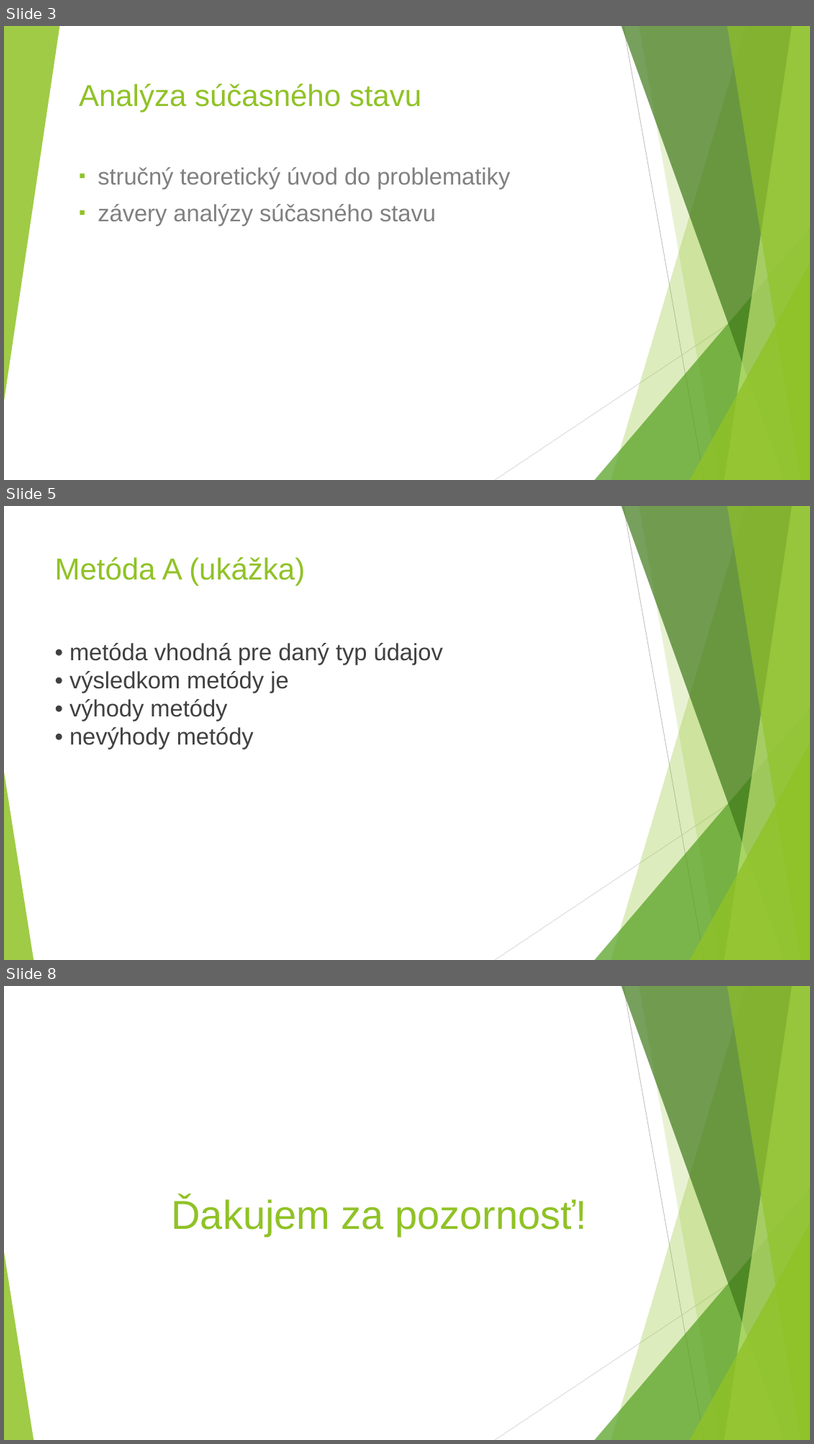
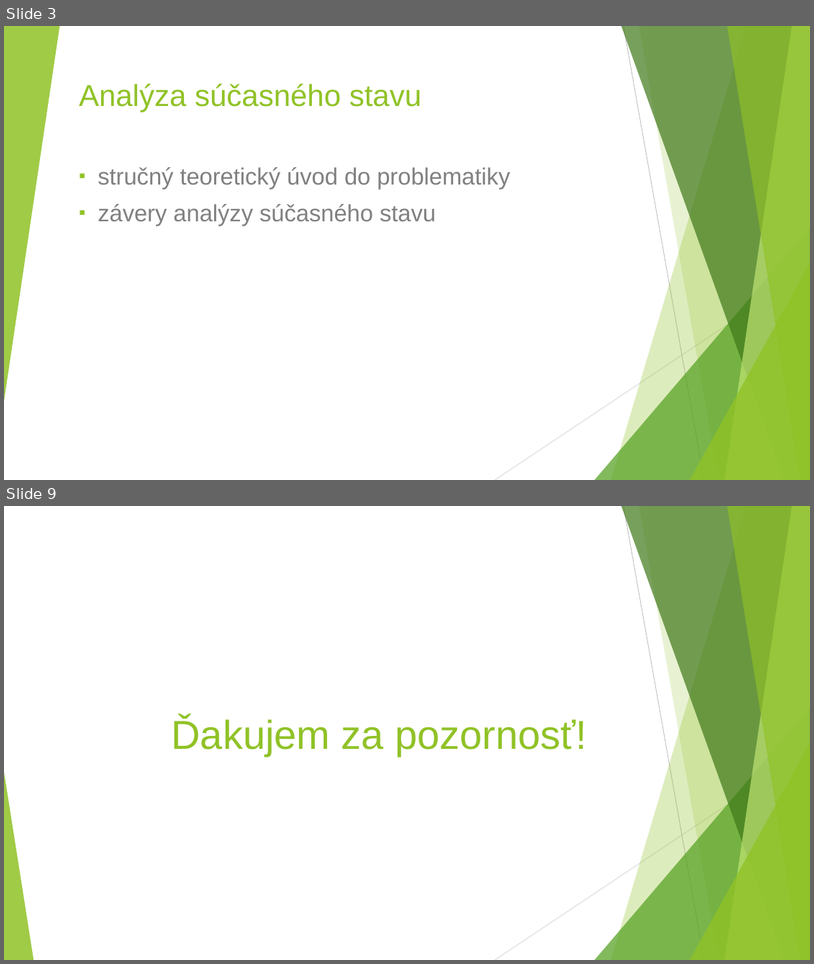
Before and after one commit to gameblaer/zaverecna_praca_bc, a slide deck: Prezentacia_Vrták_Martin.pptx. Shown one above the other, each under a label of ours: slides 3, 5 and 8 before the commit, slides 3 and 9 after it; the slides between them are not shown. The pictures are 814x1444 and 814x964 pixels, drawn with LibreOffice and Linux fonts; fonts in the diff are those of the drawing. Boxes give left, top, right and bottom in pixels: in the first picture for what was removed or moved away, otherwise in the second. Text is boxed around its words. In the diff, an @@ line names an element or a change of style, - is before the commit and + after.

```diff
--- a/Prezentacia_Vrták_Martin.pptx
+++ b/Prezentacia_Vrták_Martin.pptx
@@ slide 5 removed at box(4, 506, 810, 960), background #FFFFFF; not listed: 10 template elements that a slide beside it also shows @@
@@ title removed at box(55, 557, 305, 585) @@
-Metóda A (ukážka)
@@ text removed at box(70, 643, 443, 749) @@
-• metóda vhodná pre daný typ údajov
-• výsledkom metódy je
-• výhody metódy
-• nevýhody metódy
@@ what was slide 8 is now slide 9 @@
```
Also in this commit, not shown: 3 slides changed, 4 slides added, 1 other slide removed.
